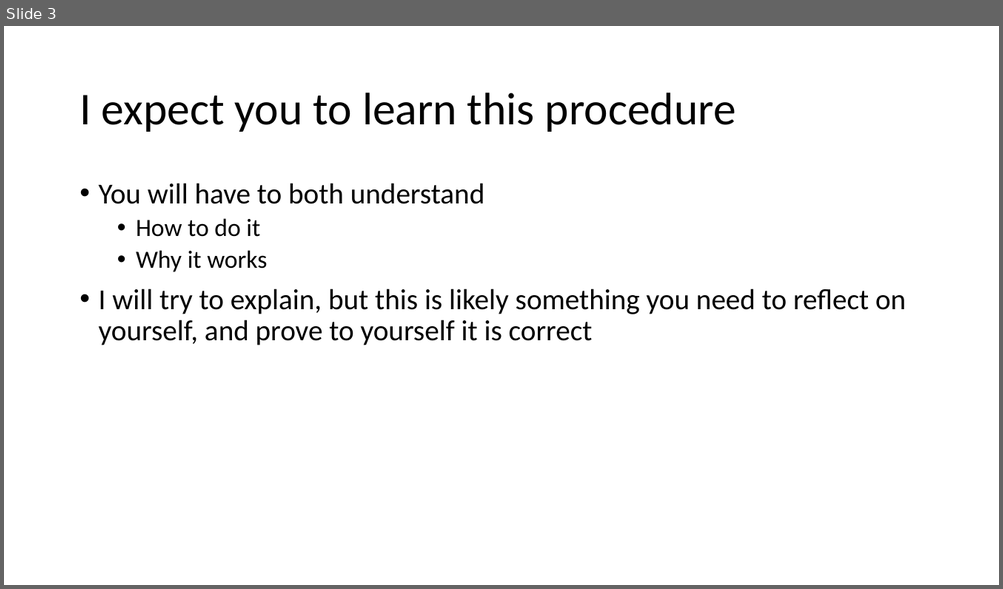
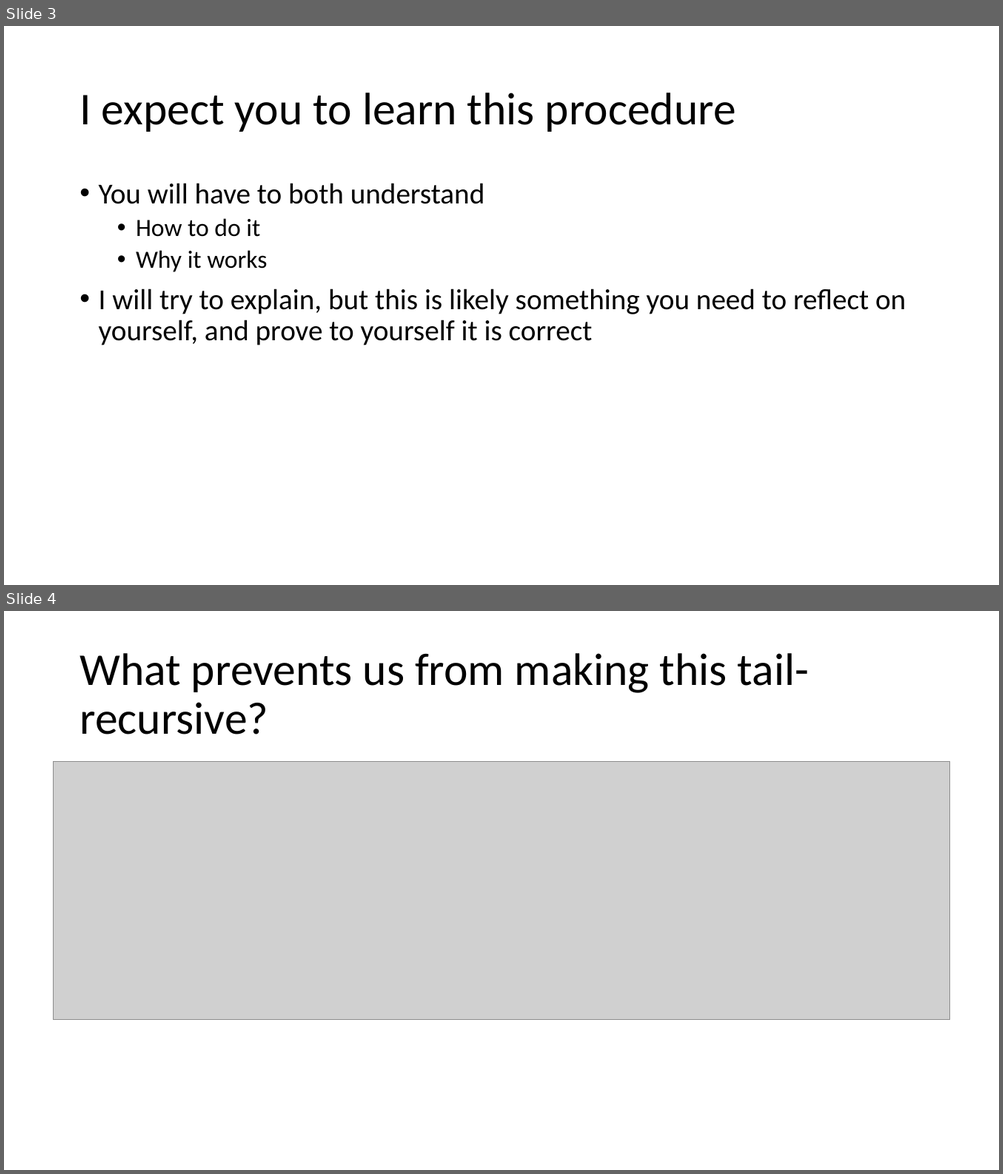
Before and after one commit to RHIT-CSSE/csse304, a slide deck: ClassMaterials/CPS/CPS intro.pptx. Shown one above the other, each under a label of ours: slide 3 before the commit, slides 3 and 4 after it. The pictures are 1003x589 and 1003x1174 pixels, drawn with LibreOffice and Linux fonts; fonts in the diff are those of the drawing; grey boxes stand for pictures. Boxes give left, top, right and bottom in pixels: in the first picture for what was removed or moved away, otherwise in the second. Text is boxed around its words. In the diff, an @@ line names an element or a change of style, - is before the commit and + after.

```diff
--- a/ClassMaterials/CPS/CPS intro.pptx
+++ b/ClassMaterials/CPS/CPS intro.pptx
@@ slide 4 added at (x1=4, y1=611, x2=999, y2=1170), background #FFFFFF @@
@@ title added at (x1=79, y1=653, x2=808, y2=735), 44 pt, text #000000 @@
+What prevents us from making this tail-recursive?
@@ picture added at (x1=54, y1=762, x2=950, y2=1020) @@
```
Also in this commit, not shown: 2 slides changed, 2 other slides added, 4 slides removed, 4 other files.
